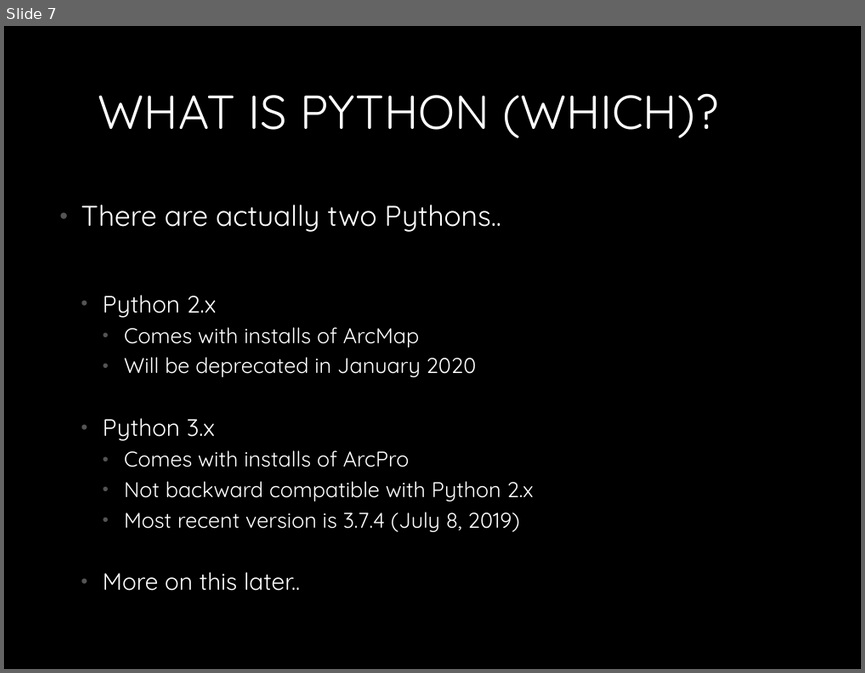
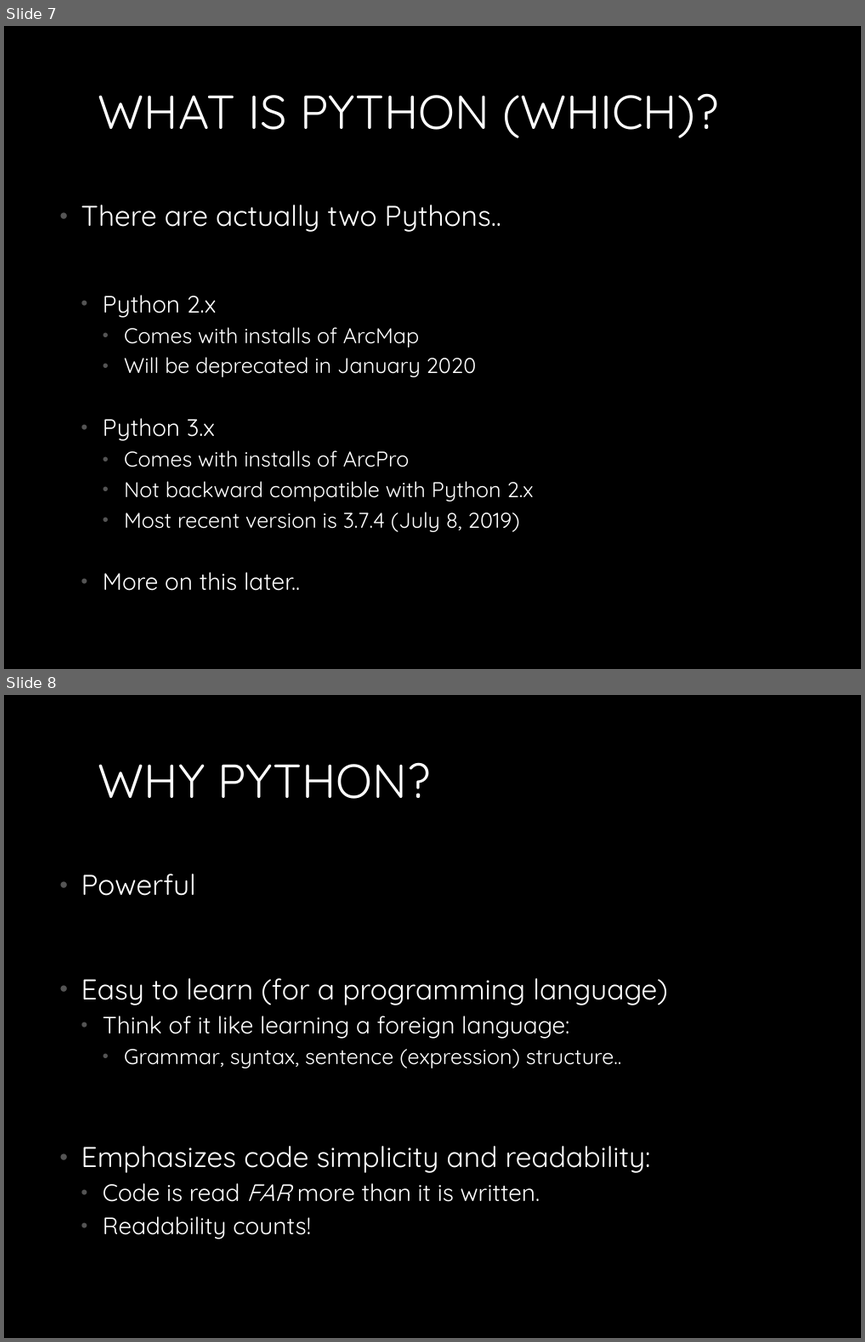
Before and after one commit to MichaelTroyer/Learning_Python_For_Fun_and_Profit, a slide deck: 1. Introduction/Introduction_to_Python.pptx. Shown one above the other, each under a label of ours: slide 7 before the commit, slides 7 and 8 after it. The pictures are 865x673 and 865x1342 pixels, drawn with LibreOffice and Linux fonts; fonts in the diff are those of the drawing. Boxes give left, top, right and bottom in pixels: in the first picture for what was removed or moved away, otherwise in the second. Text is boxed around its words. In the diff, an @@ line names an element or a change of style, - is before the commit and + after.

Commit message:
Updated Python Basics

```diff
--- a/1. Introduction/Introduction_to_Python.pptx
+++ b/1. Introduction/Introduction_to_Python.pptx
@@ slide 8 added at [4,695,861,1338], background #000000 @@
@@ title added at [98,762,431,799], 40 pt, text #FFFFFF @@
+WHY PYTHON?
@@ text added at [81,873,668,1239], 20 pt, text #FFFFFF @@
+• Powerful
+• Easy to learn (for a programming language)
+  • Think of it like learning a foreign language:
+    • Grammar, syntax, sentence (expression) structure..
+• Emphasizes code simplicity and readability:
+  • Code is read FAR more than it is written.
+  • Readability counts!
```
Also in this commit, not shown: 4 slides changed, 2 other slides added, 6 other files.
